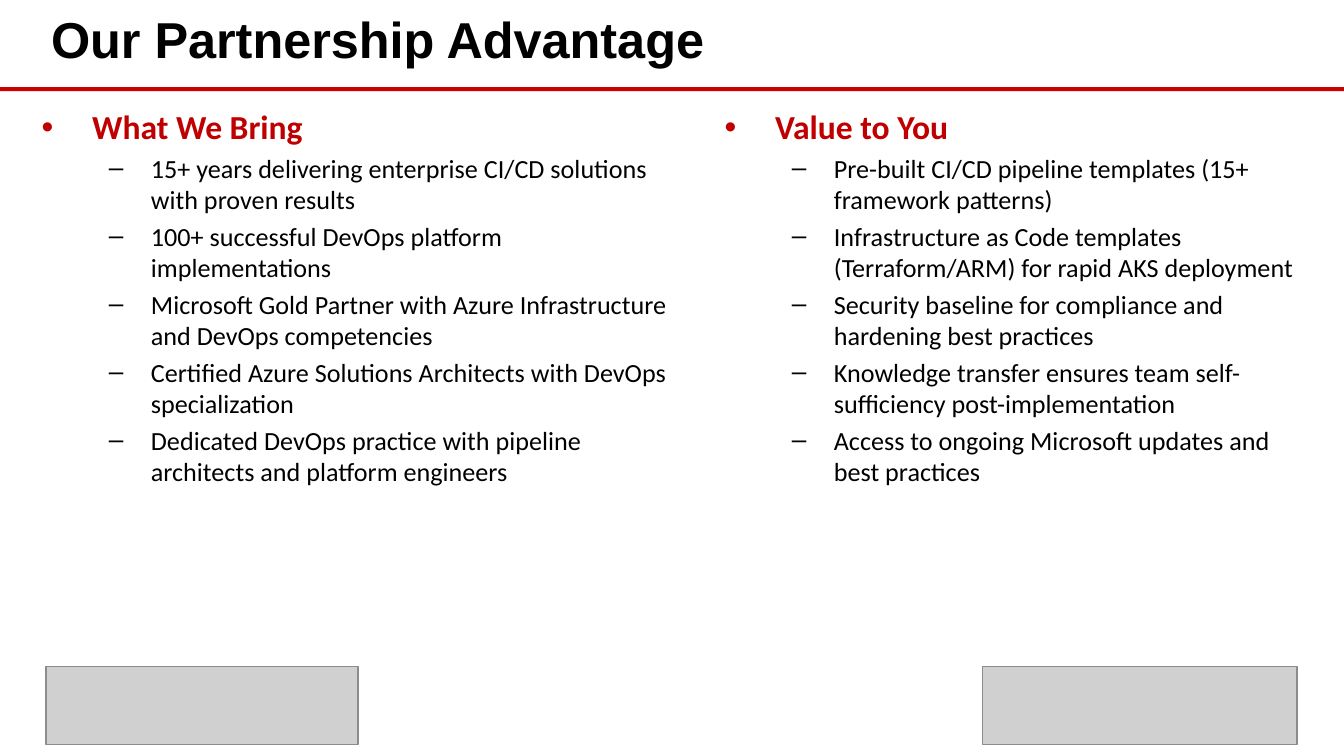
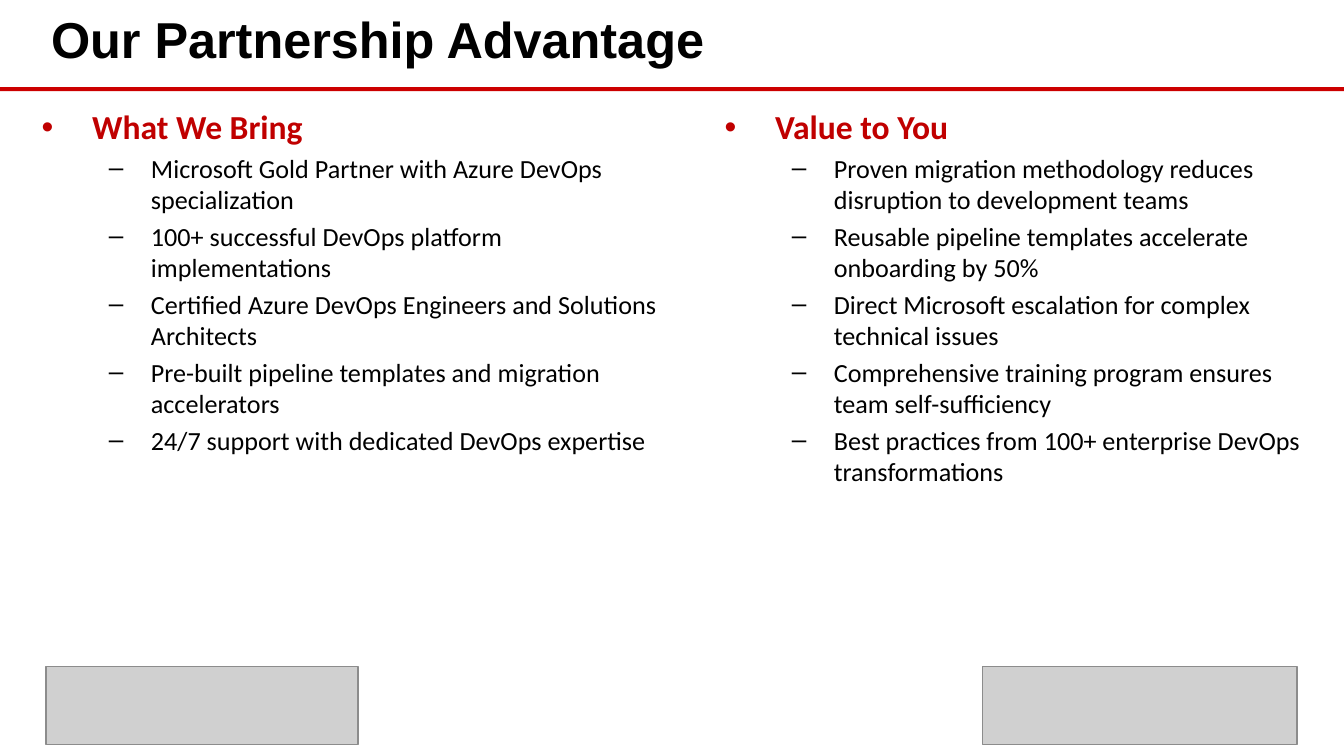
Before and after one commit to eoframework/solutions, a slide deck: slide 8 of solutions/azure/devops/enterprise-platform/presales/solution-briefing.pptx (slide 7 before the commit). Drawn at 1344x756 pixels with LibreOffice and Linux fonts; fonts in the diff are those of the drawing; grey boxes stand for pictures; background and template pictures are left out. Boxes give left, top, right and bottom in pixels: in the first picture for what was removed or moved away, otherwise in the second. Text is boxed around its words. In the diff, an @@ line names an element or a change of style, - is before the commit and + after.

Commit message:
Add Engagement Scope slides with solution-specific scope for Azure solutions
- Document Intelligence: IDP scope (document types, AI/ML complexity, accuracy)
- Enterprise Landing Zone: Landing zone scope (management groups, subscriptions, policies)
- Sentinel SIEM: Security scope (data connectors, analytics rules, log ingestion)
- DevOps Enterprise Platform: DevOps scope (repositories, pipelines, deployments)
- Virtual Desktop: AVD scope (host pools, app groups, user profiles)
- Virtual WAN Global: Network scope (WAN hubs, VPN connections, bandwidth)
- Updated LOE CSVs with proper SCOPE ASSUMPTIONS structure for Doc Intel and Landing Zone
- Regenerated all 6 PPTX files with 11-slide structure including Engagement Scope

```diff
--- a/solutions/azure/devops/enterprise-platform/presales/solution-briefing.pptx
+++ b/solutions/azure/devops/enterprise-platform/presales/solution-briefing.pptx
@@ text at [151,160,602,214]: text changed @@
-  – 15+ years delivering enterprise CI/CD solutions with proven results
+  – Microsoft Gold Partner with Azure DevOps specialization
@@ text at [834,160,1300,482]: text changed @@
-  – Pre-built CI/CD pipeline templates (15+ framework patterns)
-  – Infrastructure as Code templates (Terraform/ARM) for rapid AKS deployment
-  – Security baseline for compliance and hardening best practices
-  – Knowledge transfer ensures team self-sufficiency post-implementation
-  – Access to ongoing Microsoft updates and best practices
+  – Proven migration methodology reduces disruption to development teams
+  – Reusable pipeline templates accelerate onboarding by 50%
+  – Direct Microsoft escalation for complex technical issues
+  – Comprehensive training program ensures team self-sufficiency
+  – Best practices from 100+ enterprise DevOps transformations
@@ text at [151,296,656,455]: text changed @@
-  – Microsoft Gold Partner with Azure Infrastructure and DevOps competencies
-  – Certified Azure Solutions Architects with DevOps specialization
-  – Dedicated DevOps practice with pipeline architects and platform engineers
+  – Certified Azure DevOps Engineers and Solutions Architects
+  – Pre-built pipeline templates and migration accelerators
+  – 24/7 support with dedicated DevOps expertise
```
Also in this commit, not shown: 8 other slides changed, 1 slide added, 13 other files.
